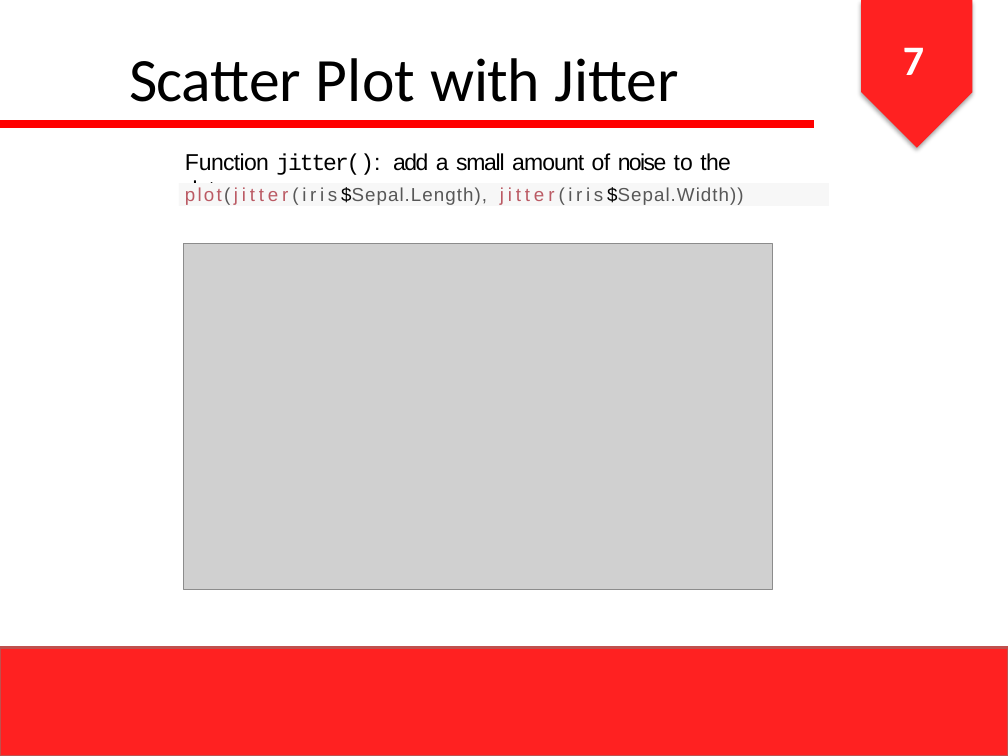
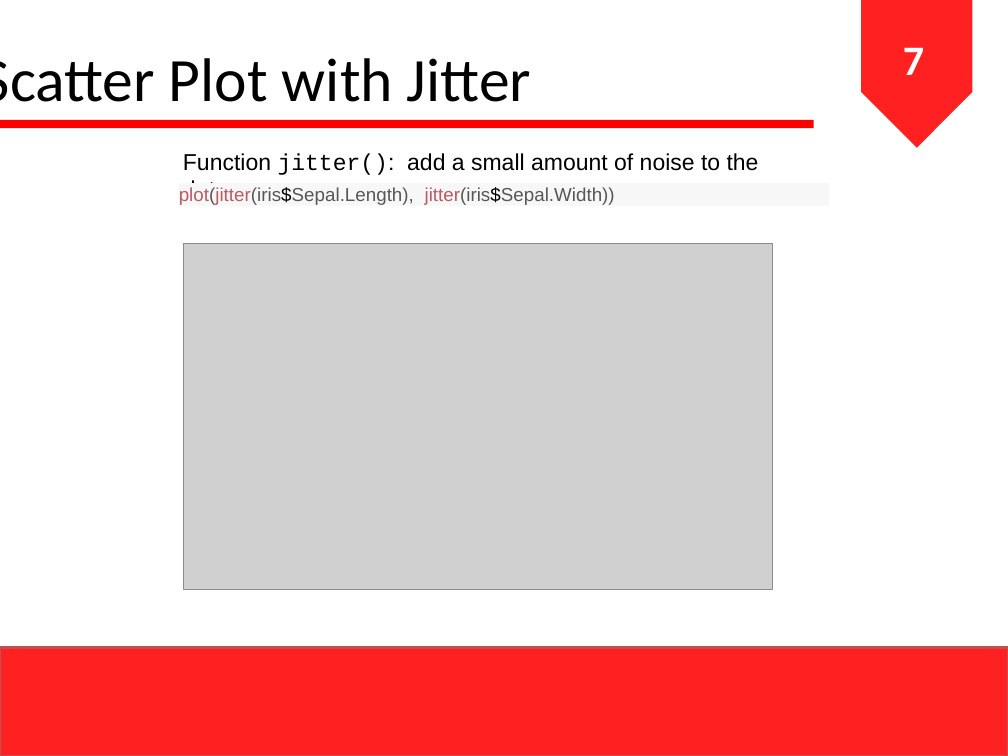
Before and after one commit to ihsanarifr/TugasKuliah, a slide deck: slide 8 of CodeDatamining/prak4/Slide Praktikum 4.pptx. Drawn at 1008x756 pixels with LibreOffice and Linux fonts; fonts in the diff are those of the drawing; grey boxes stand for pictures. Boxes give left, top, right and bottom in pixels: in the first picture for what was removed or moved away, otherwise in the second. Text is boxed around its words. In the diff, an @@ line names an element or a change of style, - is before the commit and + after.

```diff
--- a/CodeDatamining/prak4/Slide Praktikum 4.pptx
+++ b/CodeDatamining/prak4/Slide Praktikum 4.pptx
@@ pentagon arrow at <box>861,0,972,148</box>: shadow off; proportions changed @@
@@ text "Scatter Plot with Jitter" at <box>0,58,531,102</box>: letter spacing -0.4 to 0 pt in "Scatter"; letter spacing 0.3 to 0 pt in "Plot"; letter spacing -0.5 to 0 pt in "with"; alignment centre to left; indent changed @@
@@ text "Function jitter(): add a small ..." at <box>183,153,759,203</box>: letter spacing -1.3 to 0 pt in "Function"; letter spacing -0.5 to 0 pt in "Function the"; letter spacing -1.4 to 0 pt in "jitter(): a"; letter spacing -1.5 to 0 pt, letter spacing -0.1 to 0 pt in "jitter():"; letter spacing -1 to 0 pt in "add"; letter spacing -0.8 to 0 pt in "small"; letter spacing -0.6 to 0 pt in "amount data"; letter spacing -0.4 to 0 pt in "of"; letter spacing -1.1 to 0 pt in "noise"; letter spacing 0.1 to 0 pt in "to"; indent changed @@
@@ rectangle "plot(jitter(iris$Sepal.Length), jitter(iris$Sepal.Width))" at <box>178,183,829,206</box>: letter spacing 1.6 to 0 pt, letter spacing 2.5 to 0 pt in "plot(jitter(iris$Sepal.Length),"; letter spacing 2.8 to 0 pt, letter spacing 2.6 to 0 pt, letter spacing -0.5 to 0 pt, letter spacing 0.7 to 0 pt in "plot(jitter(iris$Sepal.Length), jitter(iris$Sepal.Width))"; indent changed @@
```
Also in this commit, not shown: 18 other slides changed, 18 other files.
